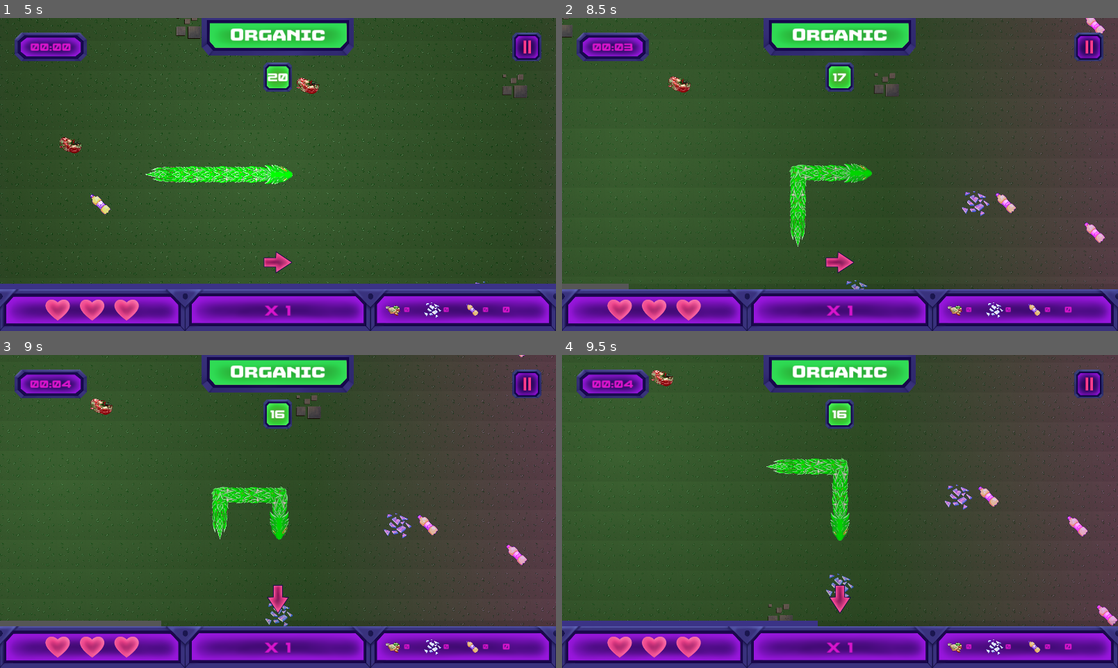
Above: before the commit, frames 1-4 (two rows, left to right).
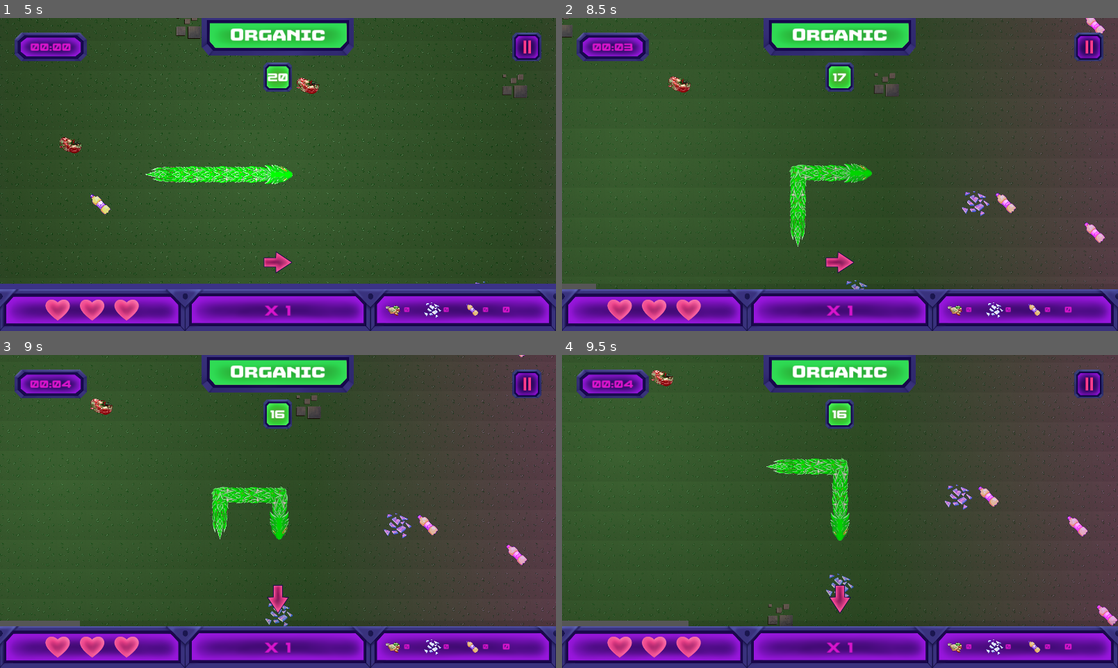
Above: after the commit, the same moments.

Repository: istamarahsan/s3rpent
Game: Godot game, scene res://root.tscn
Two runs of this game, one before a commit and one after it. Both use one fixed random seed, a clock stepped at 60 frames per second and the inputs below.
Inputs (mouse positions are in pixels of both pictures, inside the frame that each line leads up to):
- Up to frame 1 (5 s): hold Right (ui_right) 0.53-1.28 s; hold Space (sprint) 0.53-1.28 s; tap Enter at 1.25 s; hold Down (ui_down) 1.28-2.03 s; tap Space (sprint) at 1.35, 2, 2.85 s; hold Right (ui_right) 2.03-2.78 s; hold Space (sprint) 2.03-2.78 s; hold Up (ui_up) 2.78-3.53 s; hold Left (ui_left) 3.53-4.25 s; hold Space (sprint) 3.53-4.25 s; click (278, 237) at 4.25 s
- Up to frame 2 (8.5 s): tap Enter at 5 s; hold Left (ui_left) 5.03-5.78 s; tap Space (sprint) at 5.1, 6.6, 8.1 s; hold Down (ui_down) 5.78-6.53 s; hold Space (sprint) 5.78-6.53 s; hold Right (ui_right) 6.53-7.28 s; hold Up (ui_up) 7.28-8.03 s; hold Space (sprint) 7.28-8.03 s; hold Right (ui_right) from 8.03 s (still down)
- Up to frame 3 (9 s): release Right (ui_right) at 8.78 s; hold Down (ui_down) from 8.78 s (still down); hold Space (sprint) from 8.78 s (still down)
- Up to frame 4 (9.5 s): keep holding Down (ui_down); keep holding Space (sprint)

Frame 1 is identical in both runs. In frame 2, 0.1% of the frame differs, in the area x 6-12%, y 84-87%; in frame 3, 0.3%; in frame 4, 0.8%, in the area x 0-46%, y 84-87%.

Commit message:
halve sprint recovery rate

Diff:
--- a/game.gd
+++ b/game.gd
@@ -76,7 +76,7 @@
 					ran_out_of_sprint = true
 					tick_timer.wait_time = _calc_tick_interval()
 			else:
-				sprint_seconds_remaining = min(sprint_capacity_seconds, sprint_seconds_remaining + delta)
+				sprint_seconds_remaining = min(sprint_capacity_seconds, sprint_seconds_remaining + delta/2)
 
 			for hook in scheduler_hooks:
 				if ran_out_of_sprint:
--- a/presentation/hud/hud.tscn
+++ b/presentation/hud/hud.tscn
@@ -256,6 +256,7 @@
 theme_override_styles/background = SubResource("StyleBoxFlat_2snbr")
 theme_override_styles/fill = ExtResource("13_wt5t2")
 max_value = 1.0
+step = 0.001
 value = 0.5
 show_percentage = false
 
